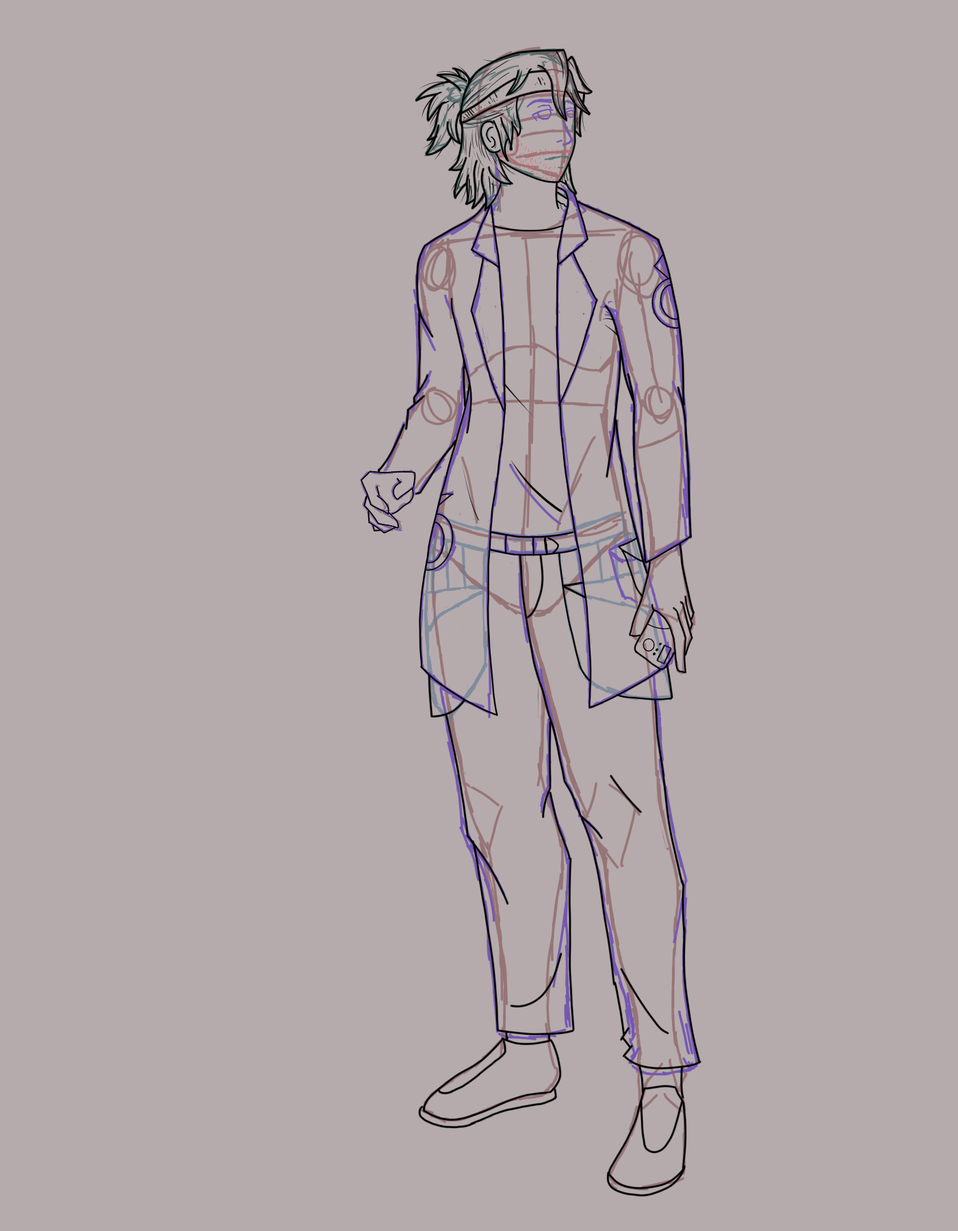
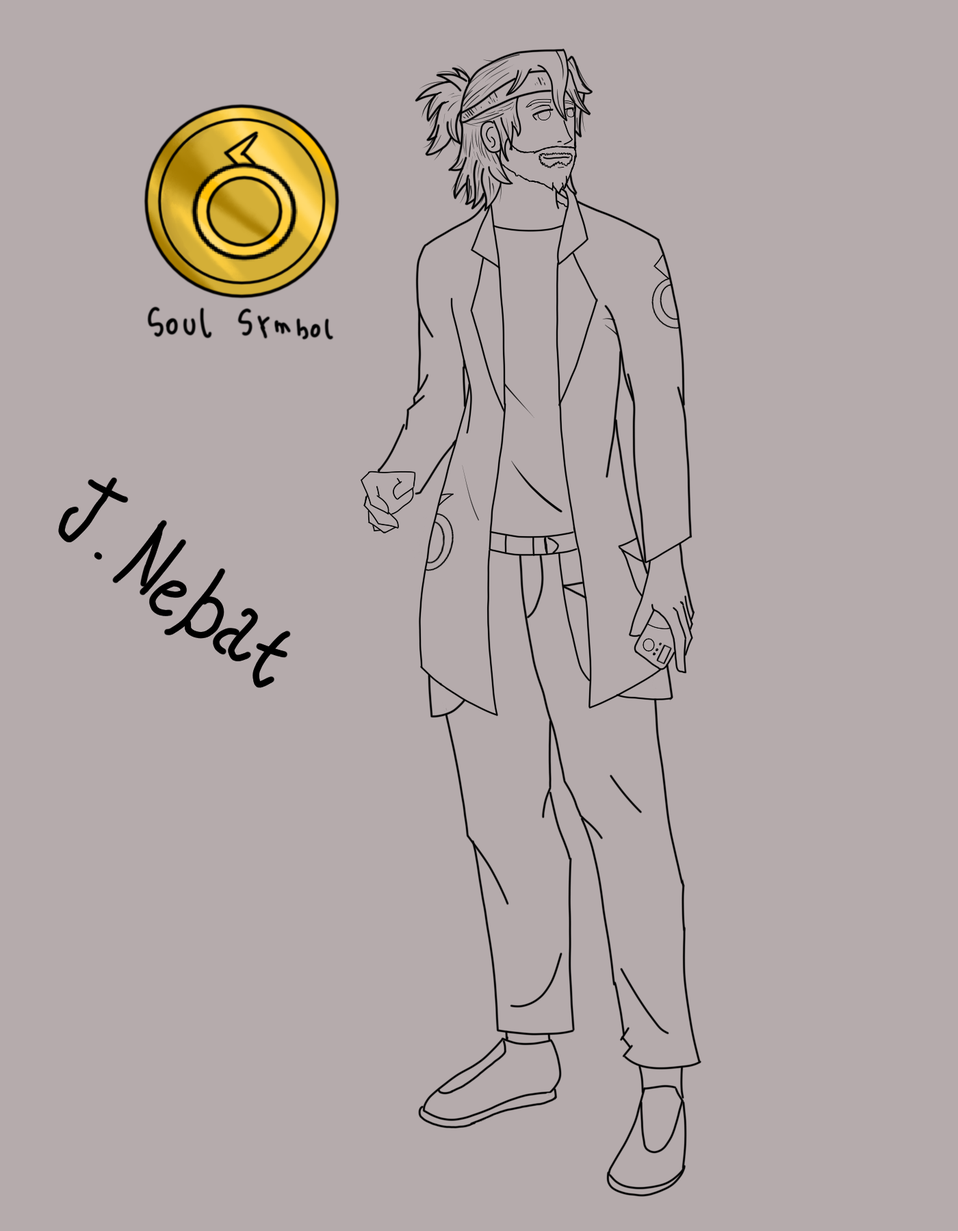
Layer changes from the first w=958, h=1231 image to the second:
added layer "Paint Layer 25" in group "Agrupar 17" over [58, 476, 291, 689]
removed layer "Pintar camada 19 Mescladas" from group "Agrupar 17" over [481, 46, 592, 176]
removed layer "line Mescladas" from group "Agrupar 17" over [359, 46, 699, 1192]
added layer "Paint Layer 19" in group "Agrupar 17" over [481, 87, 592, 176]
added layer "Paint Layer 21" in group "Agrupar 17" over [481, 131, 613, 219]
added layer "Copy of line Mescladas Merged" in group "Agrupar 17" over [359, 46, 699, 1192]
renamed "Group 2" to "Group SYMBOL", opacity 66% → 100% over [58, 46, 699, 1192]
added layer "Paint Layer 24" in group "Group SYMBOL" over [147, 273, 334, 341]
added layer "Paint Layer 25 (pasted)" in group "Group SYMBOL" over [143, 103, 341, 341]
added group "Color" with 2 layers in group "Group SYMBOL" over [143, 103, 341, 341]
added layer "E09" in group "Color" over [145, 103, 321, 299]
added layer "BG05" in group "Color" over [143, 103, 341, 341]
added group "Group Rascunho Nebat" with 16 layers above "Agrupar 15" over [157, 46, 699, 1192]
hid group "Group 10" (5 layers), moved it into group "Group Rascunho Nebat" over [414, 46, 668, 272]
hid "Paint Layer 7" over [524, 46, 592, 141]
hid "Paint Layer 12 (pasted)" over [437, 46, 619, 219]
hid "Pintar camada 14 (colado)", painted on it over [437, 87, 613, 263]
hid "Copy of Paint Layer 6", painted on it over [414, 46, 668, 272]
hid "Paint Layer 3", moved it into group "Group Rascunho Nebat", painted on it over [359, 131, 699, 1095]
hid "cinto", moved it into group "Group Rascunho Nebat", painted on it over [394, 481, 696, 745]
hid "Paint Layer 1", moved it into group "Group Rascunho Nebat", painted on it over [359, 46, 699, 1192]
